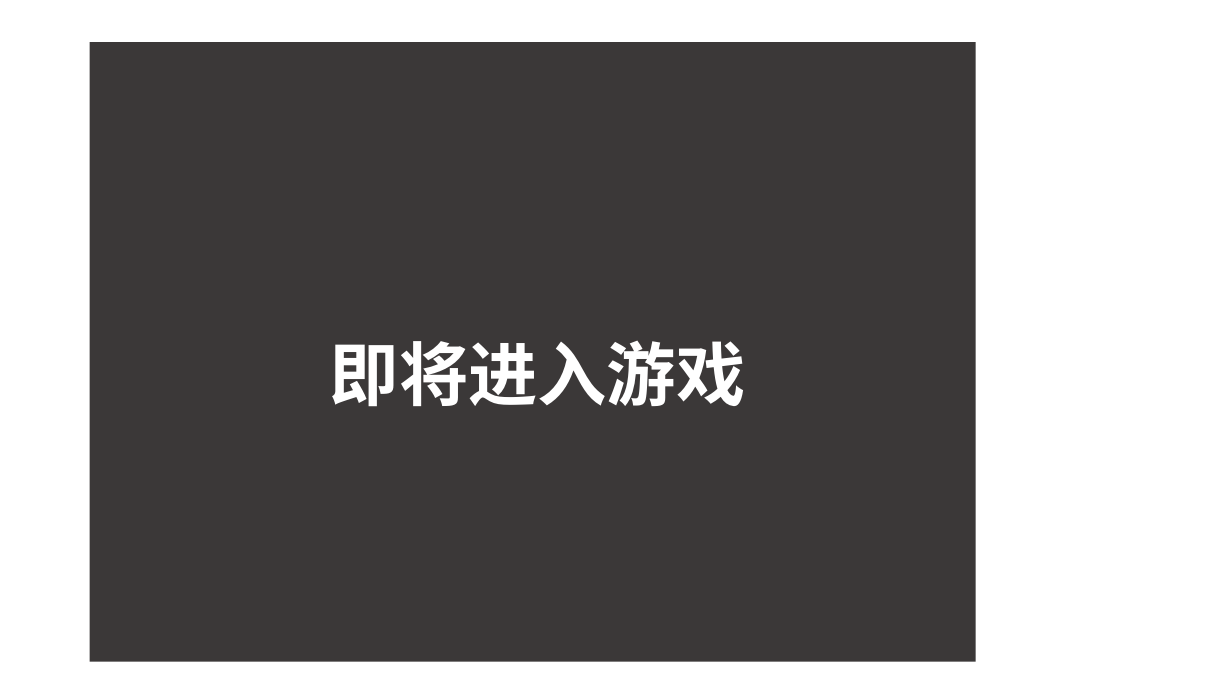
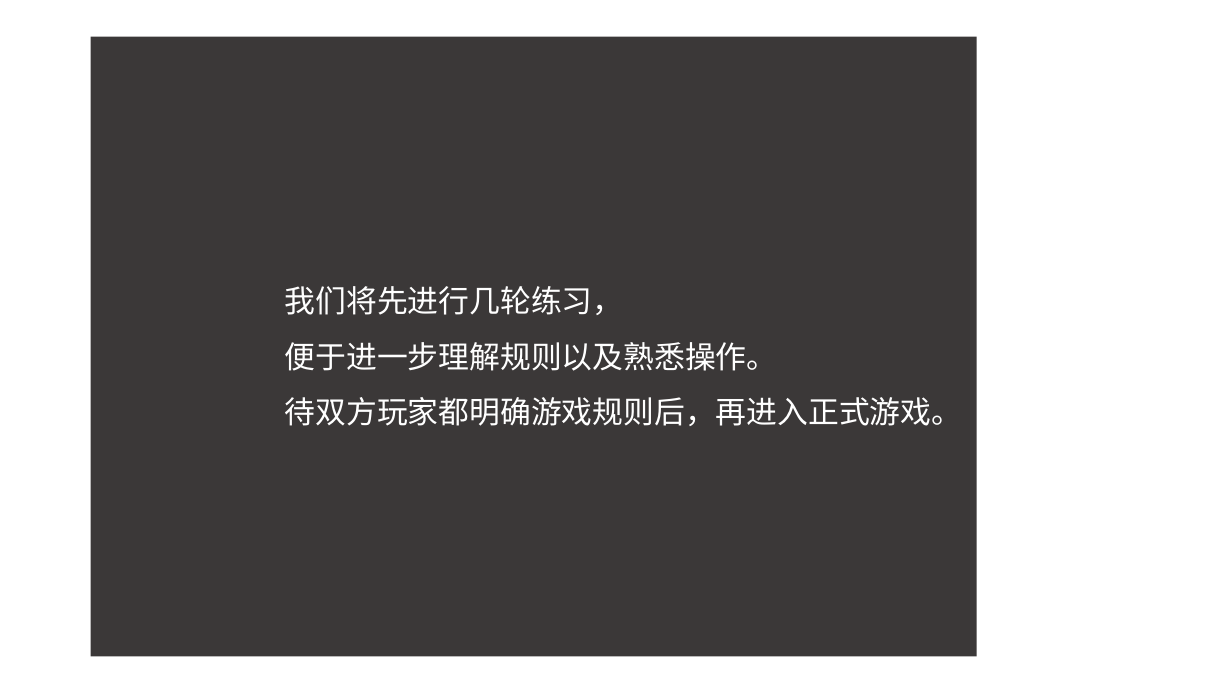
Before and after one commit to ChenyaGu/imagineWeCooperation, a slide deck: slide 4 of pictures/introduction.pptx. Drawn at 1232x693 pixels with LibreOffice and Linux fonts; fonts in the diff are those of the drawing. Boxes give left, top, right and bottom in pixels: in the first picture for what was removed or moved away, otherwise in the second. Text is boxed around its words. In the diff, an @@ line names an element or a change of style, - is before the commit and + after.

```diff
--- a/pictures/introduction.pptx
+++ b/pictures/introduction.pptx
@@ rectangle "我们将先进行几轮练习，": place and size @@
-rectangle "我们将先进行几轮练习，" at bbox=[90, 43, 976, 663]
+rectangle "我们将先进行几轮练习，" at bbox=[91, 37, 977, 657]
@@ text in rectangle at bbox=[285, 286, 963, 426]: text changed; size 54 to 24 pt; bold off @@
-          即将进入游戏
+        我们将先进行几轮练习，
+        便于进一步理解规则以及熟悉操作。
+        待双方玩家都明确游戏规则后，再进入正式游戏。
```
Also in this commit, not shown: 4 other slides changed, 5 slides added, 1 slide removed, 22 other files.
